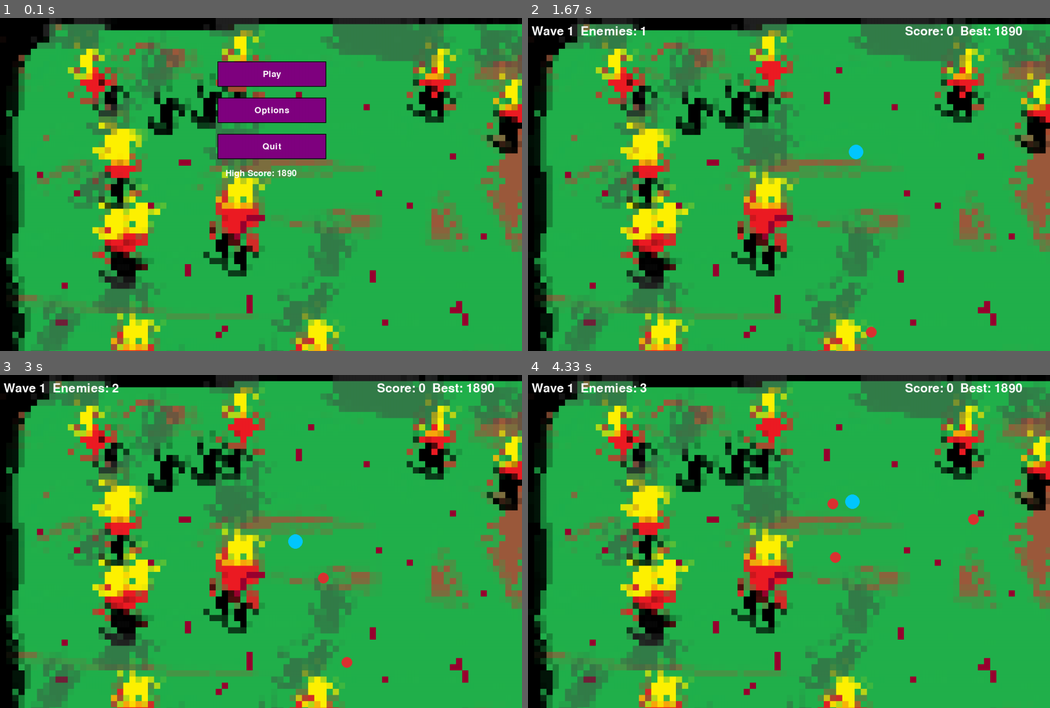
Above: before the commit, frames 1-4 (two rows, left to right).
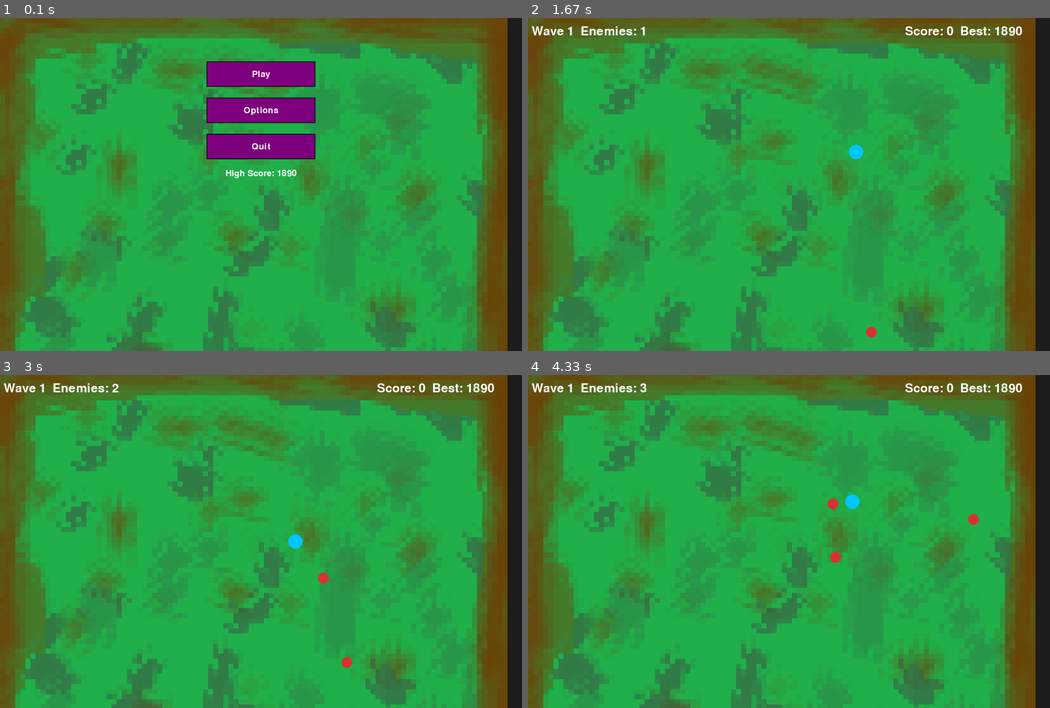
Above: after the commit, the same moments.

Repository: heroa028/Pygame_Fordypning
Game: pygame game, started from Kode/hoved.py
The game is run twice, just before and just after one commit, with the same random seed, the same clock (stepped at 60 frames per second) and the same inputs.
Inputs (mouse positions are in pixels of both pictures, inside the frame that each line leads up to):
- Up to frame 1 (0.1 s): no input
- Up to frame 2 (1.67 s): click "Play" at 0.38 s; hold Right 0.67-1.13 s; move the mouse to (768, 197) at 0.7 s; hold Up 1.17-1.47 s; hold Right from 1.5 s (still down)
- Up to frame 3 (3 s): release Right at 1.97 s; hold Left 2-2.53 s; hold Down 2.57-2.87 s; hold Left from 2.9 s (still down)
- Up to frame 4 (4.33 s): release Left at 3.3 s; hold Up 3.33-3.7 s; hold Right from 3.73 s (still down)

The runs differ from the first frame. In frame 1, 53% of the frame differs, in the area x 0-100%, y 0-100%; in frame 2, 54%; in frame 3, 54%; in frame 4, 54%.

Commit message:
Fikk lagt til annen bakgrunn og sentret menyen. begge ble klaget på under brukertestingen.

Diff:
--- a/Kode/hoved.py
+++ b/Kode/hoved.py
@@ -23,7 +23,7 @@
 BUTTON_COLOR = (128, 0, 128)
 HOVER_COLOR = (100, 170, 220)
 TEXT_COLOR = (255, 255, 255)
-BG_IMAGE = pygame.image.load("Bakgrunner/Bakgrunn_battle1.png").convert()
+BG_IMAGE = pygame.image.load("Bakgrunner/Background.png").convert()
 
 # Denne loader defualt fonten i str 36
 font = pygame.font.SysFont(None, 36)
@@ -191,9 +191,9 @@
 
 # Denne lager knapper på forskjellige "Kordinater" på siden med ulik bredde og høyde. (y,x,bredde,høyde)
 buttons = [
-    Button("Play", 600, 120, 300, 70),
-    Button("Options", 600, 220, 300, 70),
-    Button("Quit", 600, 320, 300, 70)
+    Button("Play", 570, 120, 300, 70),
+    Button("Options", 570, 220, 300, 70),
+    Button("Quit", 570, 320, 300, 70)
 ]
 
 # Knapper på Game Over skjermen
Binary file added: Bakgrunner/Background.png
